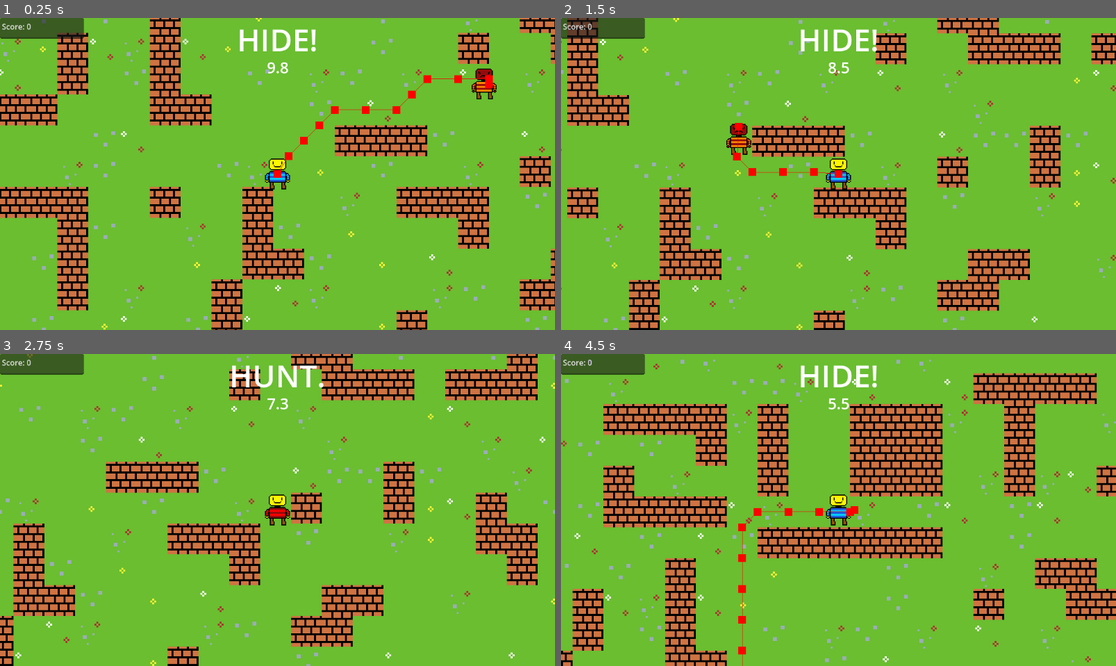
Above: before the commit, frames 1-4 (two rows, left to right).
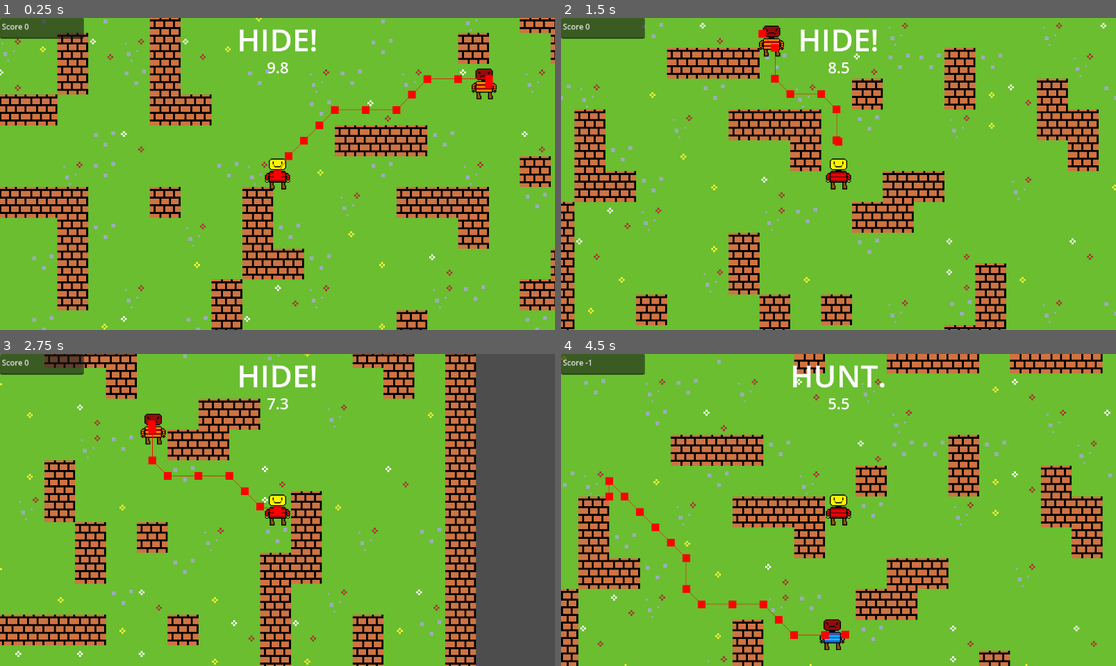
Above: after the commit, the same moments.

Repository: LegoMaster7001/fargo-game-jam-2025
Game: Godot game, scene res://Scenes/Game.tscn
Two runs of this game, one before a commit and one after it. Both use one fixed random seed, a clock stepped at 60 frames per second and the inputs below.
Inputs:
- Up to frame 1 (0.25 s): no input
- Up to frame 2 (1.5 s): hold Right (ui_right) 0.53-1.28 s; hold Space (call_groundies) 0.53-1.28 s; tap E at 0.8, 1.35 s; hold Down (ui_down) from 1.28 s (still down)
- Up to frame 3 (2.75 s): tap Space (call_groundies) at 1.55 s; release Down (ui_down) at 2.03 s; hold Right (ui_right) from 2.03 s (still down); hold Space (call_groundies) from 2.03 s (still down); tap E at 2.3 s
- Up to frame 4 (4.5 s): release Right (ui_right) at 2.78 s; release Space (call_groundies) at 2.78 s; hold Up (ui_up) 2.78-3.53 s; tap E at 2.85, 3.8, 4.35 s; tap Space (call_groundies) at 3.05 s; hold Space (call_groundies) 3.53-4.28 s; hold Left (ui_left) from 3.53 s (still down); tap F (debug_flip_role) at 4.15 s

The runs differ from the first frame. In frame 1, 0.1% of the frame differs, in the area x 4-53%, y 1-53%; in frame 2, 32%; in frame 3, 47%, in the area x 0-100%, y 0-100%; in frame 4, 42%.

Commit message:
changed hunted to be more explicit and added scorekeeping

Diff:
--- a/Scenes/hud.tscn
+++ b/Scenes/hud.tscn
@@ -1,7 +1,6 @@
 [gd_scene load_steps=4 format=3 uid="uid://8045sgtb8mph"]
 
 [ext_resource type="Script" uid="uid://cjml38bf5i315" path="res://Scripts/hud.gd" id="1_e0onf"]
-[ext_resource type="Script" uid="uid://ckdqkyv1wpqa5" path="res://Scripts/ScoreKeeping.gd" id="2_fccik"]
 
 [sub_resource type="LabelSettings" id="LabelSettings_3gfia"]
 font_size = 64
@@ -9,7 +8,7 @@
 [sub_resource type="LabelSettings" id="LabelSettings_e0onf"]
 font_size = 32
 
-[node name="HUD" type="Control" node_paths=PackedStringArray("role_label", "time_label")]
+[node name="HUD" type="Control" node_paths=PackedStringArray("role_label", "time_label", "scoreBox")]
 layout_mode = 3
 anchors_preset = 15
 anchor_right = 1.0
@@ -19,6 +18,7 @@
 script = ExtResource("1_e0onf")
 role_label = NodePath("RoleLabel")
 time_label = NodePath("TimeLabel")
+scoreBox = NodePath("Score")
 
 [node name="RoleLabel" type="Label" parent="."]
 layout_mode = 1
@@ -37,7 +37,6 @@
 layout_mode = 0
 offset_right = 174.0
 offset_bottom = 43.0
-script = ExtResource("2_fccik")
 
 [node name="TimeLabel" type="Label" parent="."]
 layout_mode = 1
--- a/Scripts/Global.gd
+++ b/Scripts/Global.gd
@@ -2,15 +2,17 @@
 
 const CHASE_DURATION := 10
 
-signal role_changed(hunted: bool)
+signal role_changed(old_role: role, role: role, timeout: bool)
 
-var hunted = false
+enum role {hunter, hunted}
+var current_role = role.hunted
 var score = 0
-var scorekeeping = ScoreKeeping.new()
 
-# "alias" for !hunted
-var hunting: bool :
-	get(): return !hunted
+var player_is_hunted: bool :
+	get(): return current_role == role.hunted
+
+var player_is_hunter: bool :
+	get(): return current_role == role.hunter
 
 var chase_timer := Timer.new()
 
@@ -20,10 +22,10 @@
 	chase_timer.timeout.connect(_on_timeout)
 	add_child(chase_timer)
 
-func flip_role():
-	scorekeeping.hit()
-	Global.hunted = !Global.hunted
-	Global.role_changed.emit(Global.hunted)
+func flip_role(timeout: bool):
+	var temp = current_role
+	current_role = (current_role + 1) % role.size()
+	Global.role_changed.emit(temp, Global.current_role, timeout)
 
 func addScore():
 	score += 1
@@ -37,4 +39,4 @@
 
 func _on_timeout() -> void:
 	# TODO: deduct a point
-	Global.flip_role()
+	Global.flip_role(true)
--- a/Scripts/Player.gd
+++ b/Scripts/Player.gd
@@ -11,7 +11,7 @@
 
 func _ready() -> void:
 	assert(groundies_area !=  null, "Player: assign groundies area")
-	_on_role_changed(Global.hunted)
+	_on_role_changed()
 	Global.role_changed.connect(_on_role_changed)
 
 func _physics_process(delta: float):
@@ -29,10 +29,10 @@
 		groundies_area.try_call_groundies()
 
 	if event.is_action_pressed("debug_flip_role"):
-		Global.flip_role()
+		Global.flip_role(false)
 
 func checkDashing():
-	if Input.is_key_pressed(KEY_E) && dashReady && Global.hunted:
+	if Input.is_key_pressed(KEY_E) && dashReady && Global.player_is_hunted:
 		dashReady = false
 		dashing = true
 		$DashTimer.start()
@@ -47,10 +47,10 @@
 	$DashCooldownTimer.start()
 
 func changeSprites():
-	if (!Global.hunted):
+	if (!Global.player_is_hunted):
 		$Sprite2D.texture = load("res://Images/PlayerRunAway.png")
 	else:
 		$Sprite2D.texture = load("res://Images/PlayerAngry.png")
 
-func _on_role_changed(hunted: bool) -> void:
+func _on_role_changed() -> void:
 	changeSprites()
--- a/Scripts/ScoreKeeping.gd
+++ /dev/null
@@ -1,15 +0,0 @@
-class_name ScoreKeeping
-extends TextEdit
-
-func _ready() -> void:
-	update_score(0)
-
-func update_score(score: int):
-	text = ("Score: " + str(score))
-
-func hit():
-	if (Global.hunted):
-		Global.addScore()
-	else:
-		Global.subtractScore()
-	update_score(Global.score)
--- a/Scripts/enemy.gd
+++ b/Scripts/enemy.gd
@@ -24,13 +24,13 @@
 	velocity = dir * speed
 	move_and_slide()
 	if tag_checker.try_tag():
-		Global.flip_role()
+		Global.flip_role(false)
 
 	changeSprites()
 
 func makepath():
 	nav_agent.target_position = player.global_position
-	if (Global.hunted):
+	if (Global.player_is_hunter):
 		nav_agent.target_position = to_global(-self.to_local(player.global_position))
 	if (checkIfStuck()):
 		nav_agent.target_position = Vector2(0, 0)
@@ -42,14 +42,14 @@
 	makepath()
 
 func _on_hunt_area_body_exited(body: Node2D) -> void:
-	if Global.hunted:
+	if Global.player_is_hunter:
 		return
 	# the player has escaped, so now we become hunted
 	print("{0} escaped".format([body.name]))
-	Global.flip_role()
+	Global.flip_role(false)
 
 func changeSprites():
-	if (Global.hunted):
+	if (Global.player_is_hunter):
 		$Sprite2D.texture = load("res://Images/EnemyRunAway.png")
 	else:
 		$Sprite2D.texture = load("res://Images/EnemyAngry.png")
--- a/Scripts/groundies_area.gd
+++ b/Scripts/groundies_area.gd
@@ -8,5 +8,5 @@
 		return false
 	if Global.hunted:
 		return false
-	Global.flip_role()
+	Global.flip_role(false)
 	return true
--- a/Scripts/hud.gd
+++ b/Scripts/hud.gd
@@ -5,15 +5,27 @@
 
 @export var role_label: Label
 @export var time_label: Label
+@export var scoreBox: TextEdit
 
 func _ready() -> void:
-	_on_role_changed(Global.hunted)
+	update_text()
 	Global.role_changed.connect(_on_role_changed)
 
 func _physics_process(delta: float) -> void:
 	time_label.text = TIME_FORMAT % [Global.chase_timer.time_left]
 
-func _on_role_changed(hunted: bool) -> void:
-	# note this is the enemy's role
-	var text = "HUNT." if hunted else "HIDE!"
+func _on_role_changed(old: Global.role, current: Global.role, timeout: bool) -> void:
+	if (Global.role.hunted == old && timeout):
+		Global.addScore()
+	elif (Global.role.hunted == old && !timeout):
+		Global.subtractScore()
+	elif (Global.role.hunter == old && timeout):
+		Global.subtractScore()
+	elif (Global.role.hunter == old && !timeout):
+		Global.addScore()
+	update_text()
+
+func update_text():
+	var text = "HUNT." if Global.player_is_hunter else "HIDE!"
 	role_label.text = text
+	scoreBox.text = ("Score " + str(Global.score))
Not shown, removed: Scripts/ScoreKeeping.gd.uid
